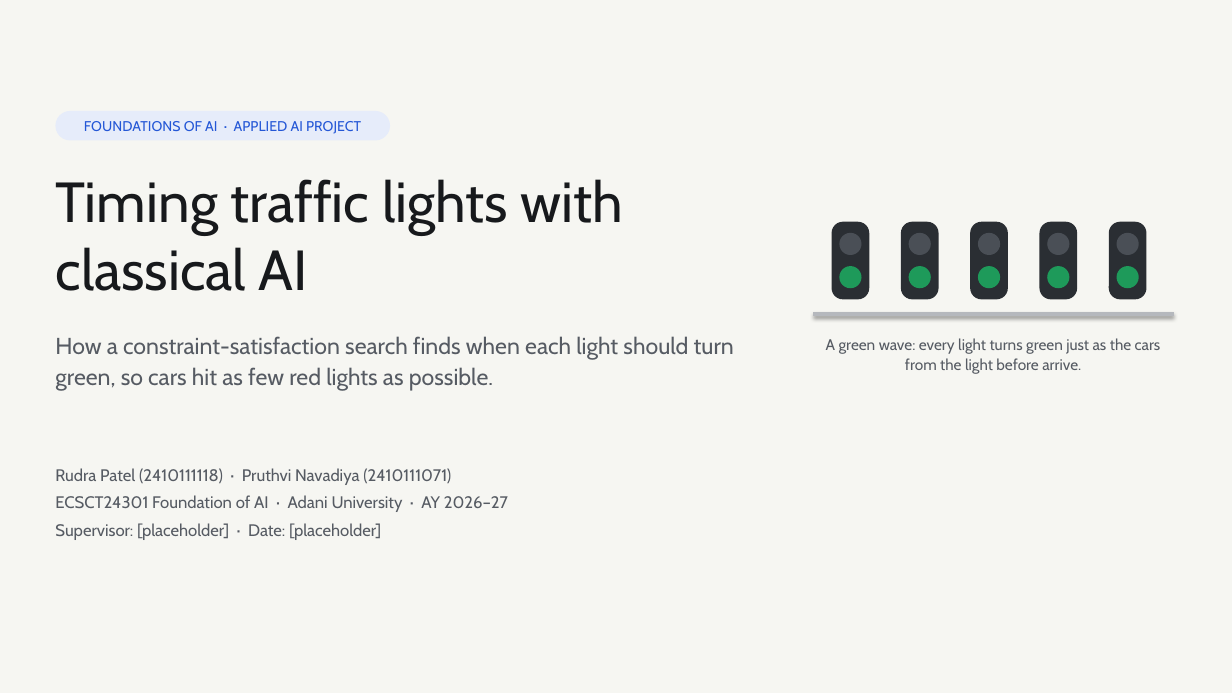
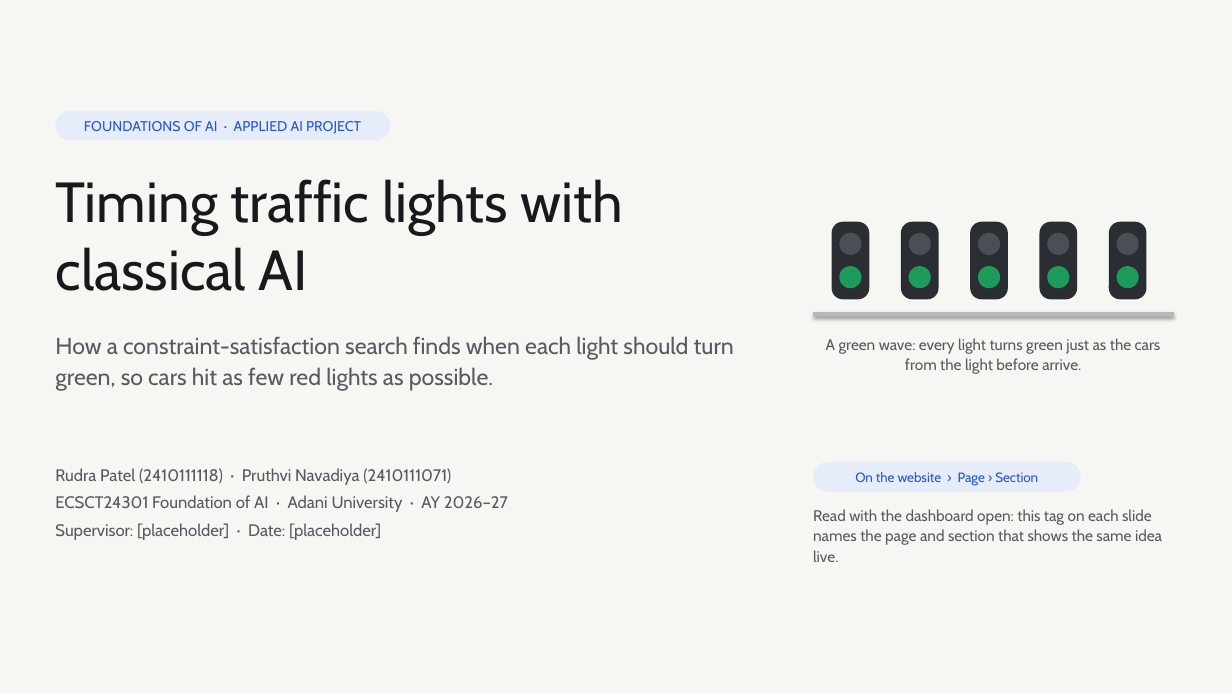
Before and after one commit to vyeos/fai-project, a slide deck: slide 1 of deliverables/final_slides.pptx. Drawn at 1232x693 pixels with LibreOffice and Linux fonts; fonts in the diff are those of the drawing. Boxes give left, top, right and bottom in pixels: in the first picture for what was removed or moved away, otherwise in the second. Text is boxed around its words. In the diff, an @@ line names an element or a change of style, - is before the commit and + after.

```diff
--- a/deliverables/final_slides.pptx
+++ b/deliverables/final_slides.pptx
@@ rounded rectangle added at (813, 462, 1081, 492), fill #E6ECFA, 10.5 pt, text #2457D6 @@
+On the website › Page › Section
@@ text added at (813, 509, 1162, 562), 12 pt, text #565B63 @@
+Read with the dashboard open: this tag on each slide names the page and section that shows the same idea live.
```
Also in this commit, not shown: 13 other slides changed, 1 slide added, 19 slides removed, 3 other files.
